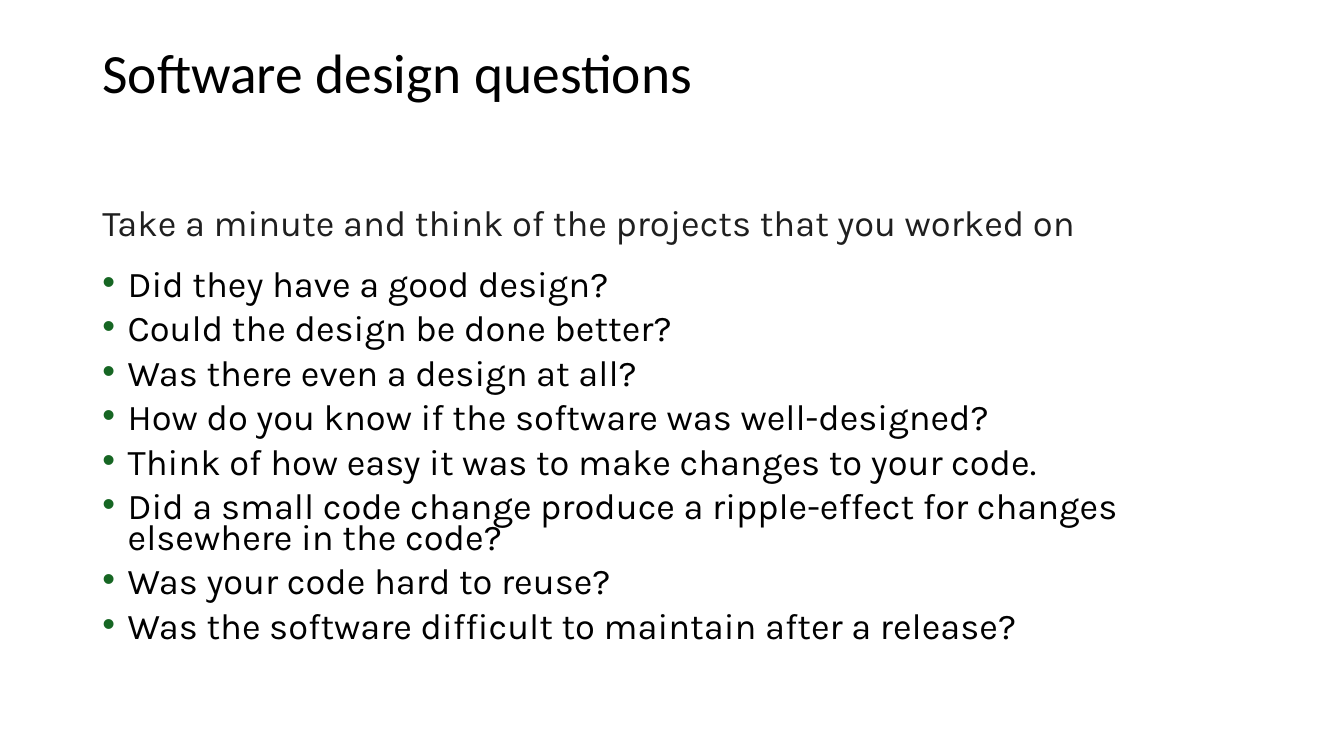
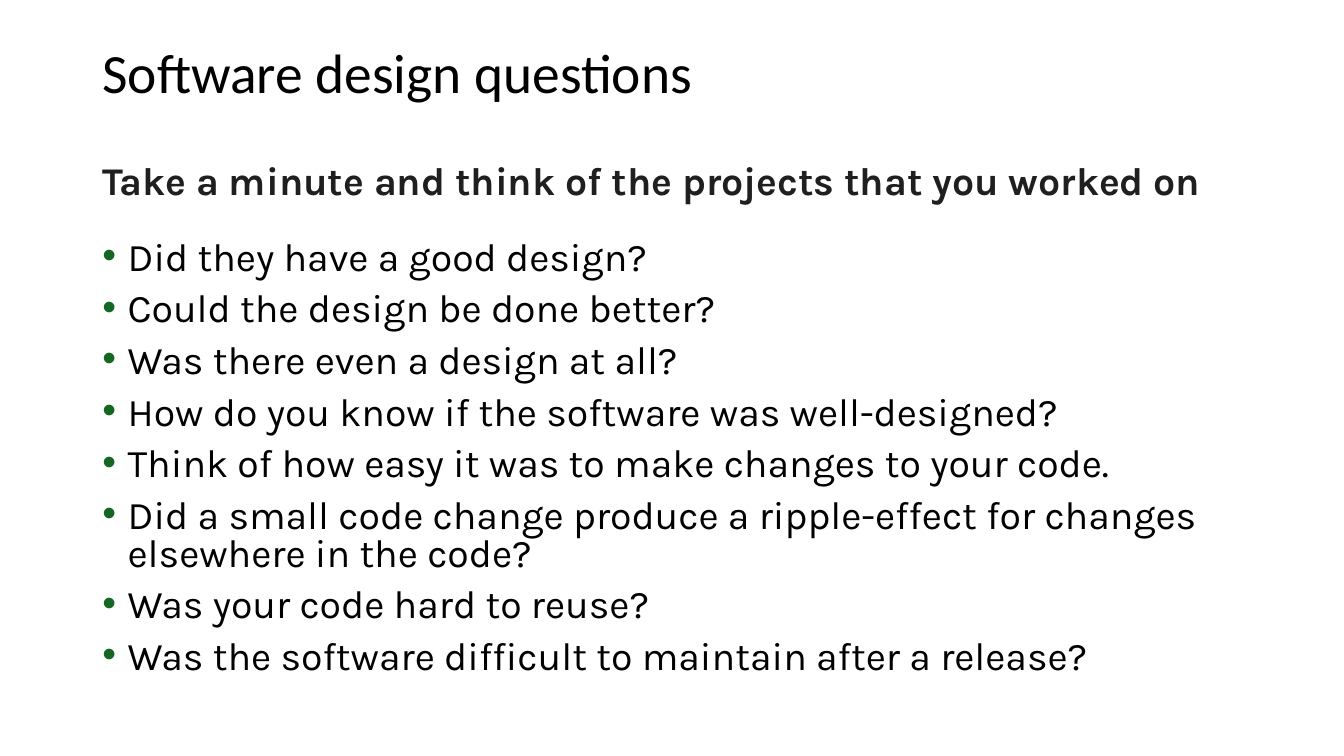
Before and after one commit to johnxu21/johnxu21.github.io, a slide deck: slide 4 of teaching/CS472/Timetable/OOD-V2.pptx. Drawn at 1344x756 pixels with LibreOffice and Linux fonts; fonts in the diff are those of the drawing. Boxes give left, top, right and bottom in pixels: in the first picture for what was removed or moved away, otherwise in the second. Text is boxed around its words. In the diff, an @@ line names an element or a change of style, - is before the commit and + after.

```diff
--- a/teaching/CS472/Timetable/OOD-V2.pptx
+++ b/teaching/CS472/Timetable/OOD-V2.pptx
@@ text "Take a minute and think ...": place and size @@
-text "Take a minute and think ..." at [102,211,1118,640]
+text "Take a minute and think ..." at [102,167,1201,671]
@@ text "Take a minute and think ..." at [102,167,1201,671]: size 25.9 to 28 pt; bold on in "Take a minute and think of the ..."; line spacing 0.7 to 0.8 @@
```
Also in this commit, not shown: 4 other slides changed, 1 other file.
